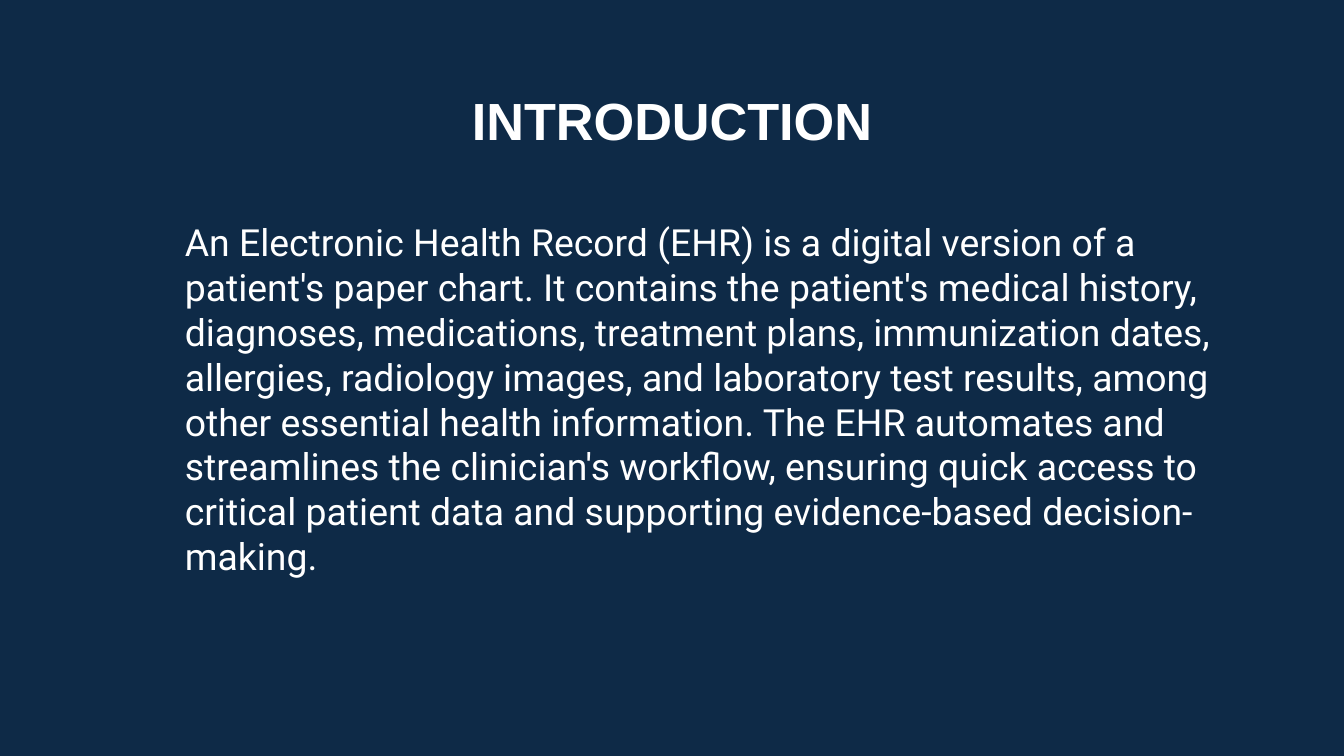
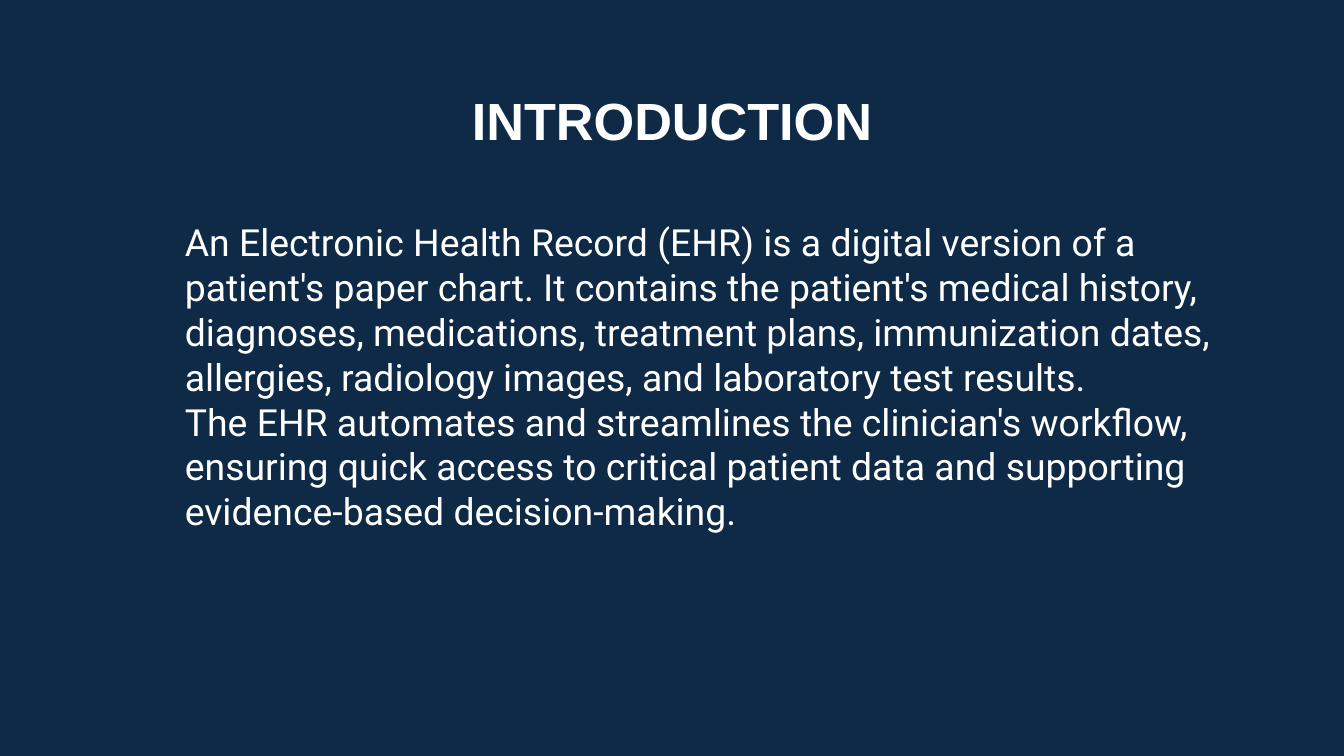
Before and after one commit to ayman-adas/EHR, a slide deck: slide 2 of EHRo.pptx. Drawn at 1344x756 pixels with LibreOffice and Linux fonts; fonts in the diff are those of the drawing. Boxes give left, top, right and bottom in pixels: in the first picture for what was removed or moved away, otherwise in the second. Text is boxed around its words. In the diff, an @@ line names an element or a change of style, - is before the commit and + after.

Commit message:
update2

```diff
--- a/EHRo.pptx
+++ b/EHRo.pptx
@@ text at [185, 226, 1210, 533]: text changed @@
-• An Electronic Health Record (EHR) is a digital version of a patient's paper chart. It contains the patient's medical history, diagnoses, medications, treatment plans, immunization dates, allergies, radiology images, and laboratory test results, among other essential health information. The EHR automates and streamlines the clinician's workflow, ensuring quick access to critical patient data and supporting evidence-based decision-making.
+• An Electronic Health Record (EHR) is a digital version of a patient's paper chart. It contains the patient's medical history, diagnoses, medications, treatment plans, immunization dates, allergies, radiology images, and laboratory test results.
+• The EHR automates and streamlines the clinician's workflow, ensuring quick access to critical patient data and supporting evidence-based decision-making.
```
Also in this commit, not shown: 5 other slides changed, 1 slide added.
